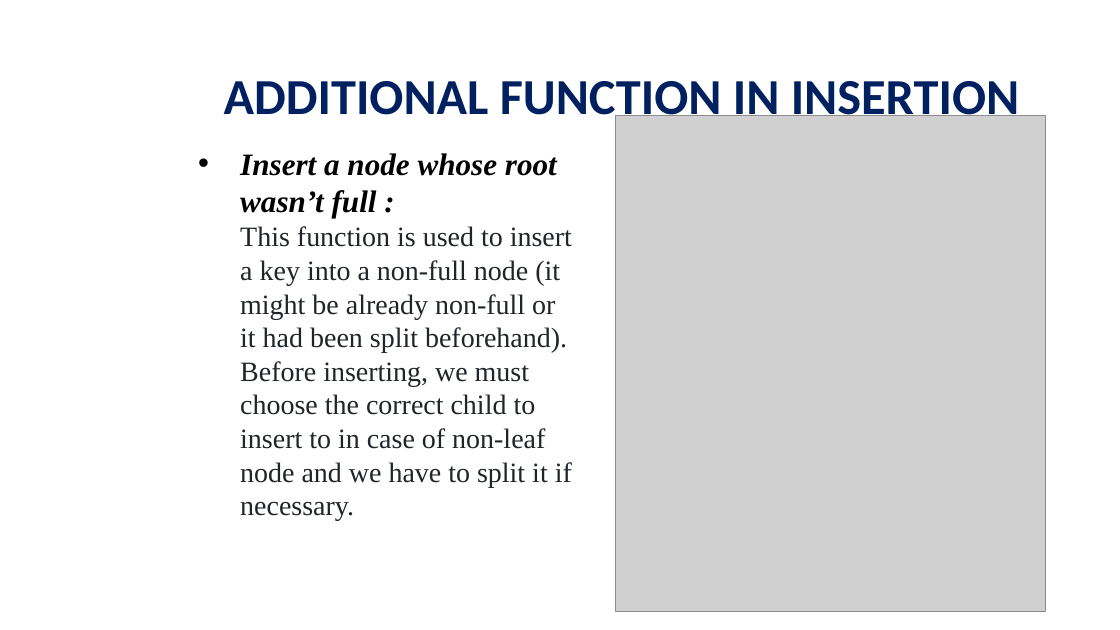
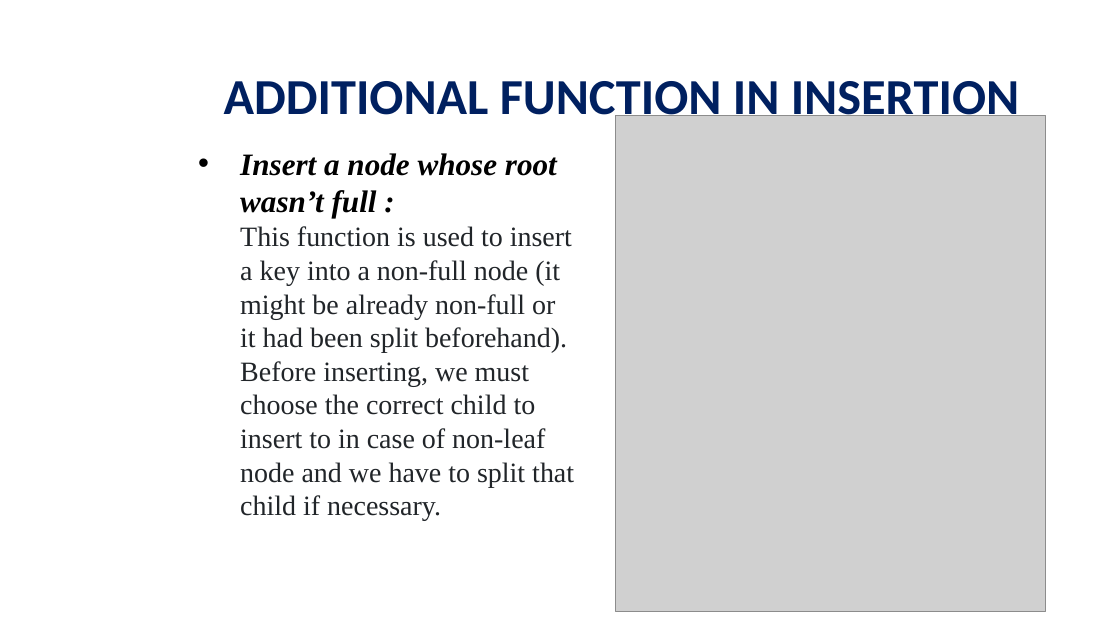
Before and after one commit to viettungvuong/Seminar, a slide deck: slide 25 of Seminar.pptx. Drawn at 1120x630 pixels with LibreOffice and Linux fonts; fonts in the diff are those of the drawing; grey boxes stand for pictures; background and template pictures are left out. Boxes give left, top, right and bottom in pixels: in the first picture for what was removed or moved away, otherwise in the second. Text is boxed around its words. In the diff, an @@ line names an element or a change of style, - is before the commit and + after.

```diff
--- a/Seminar.pptx
+++ b/Seminar.pptx
@@ text at (240,153,574,521): text changed @@
-• Insert a node whose root wasn’t full :
-  This function is used to insert a key into a non-full node (it might be already non-full or it had been split beforehand). Before inserting, we must choose the correct child to insert to in case of non-leaf node and we have to split it if necessary.
+• Insert a node whose root wasn’t full :
+  This function is used to insert a key into a non-full node (it might be already non-full or it had been split beforehand). Before inserting, we must choose the correct child to insert to in case of non-leaf node and we have to split that child if necessary.
```
